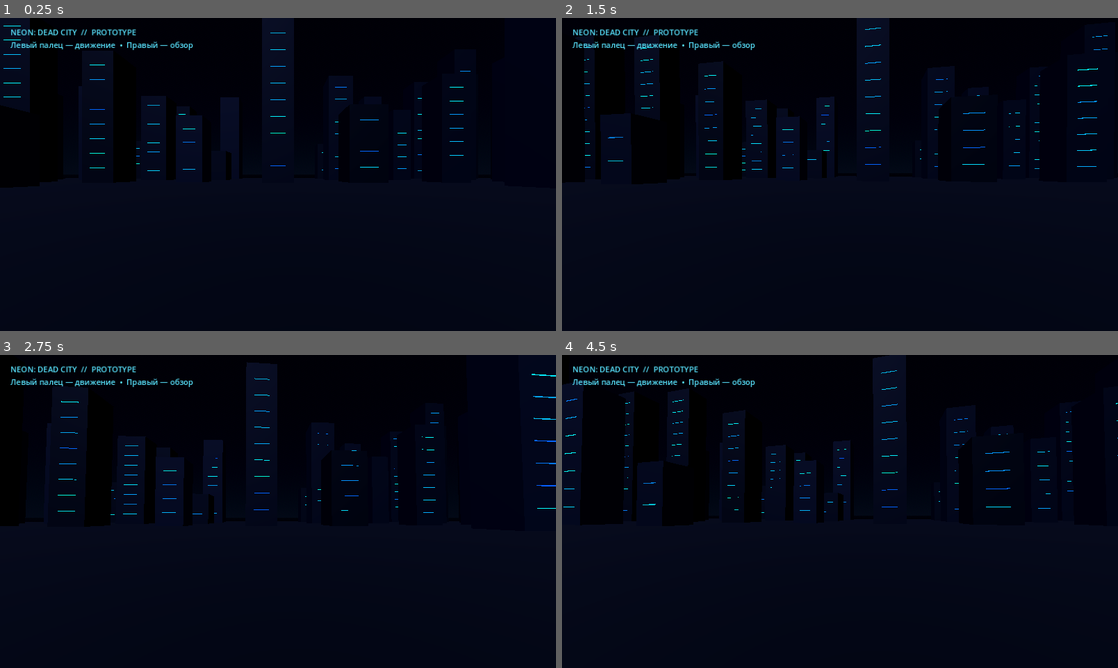
Above: before the commit, frames 1-4 (two rows, left to right).
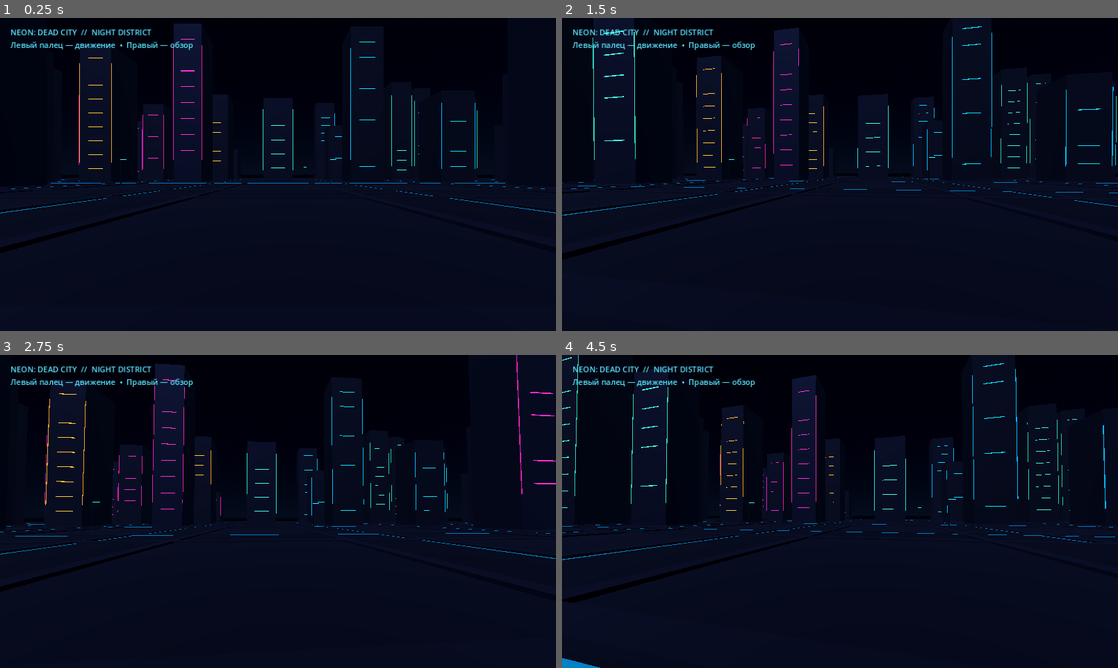
Above: after the commit, the same moments.

Repository: sylph564/neon-dead-city
Game: Godot game, scene res://scenes/main.tscn
Two runs of this game, one before a commit and one after it. Both use one fixed random seed, a clock stepped at 60 frames per second and the inputs below.
Inputs (mouse positions are in pixels of both pictures, inside the frame that each line leads up to):
- Up to frame 1 (0.25 s): no input
- Up to frame 2 (1.5 s): tap Enter at 0.5 s; move the mouse to (867, 174) at 0.52 s; tap Space at 1.25 s; move the mouse to (812, 174) at 1.27 s
- Up to frame 3 (2.75 s): tap Enter at 2 s; move the mouse to (289, 505) at 2.02 s
- Up to frame 4 (4.5 s): tap Space at 2.75, 4.25 s; move the mouse to (834, 517) at 2.77 s; tap Enter at 3.5 s; move the mouse to (878, 514) at 3.52 s; move the mouse to (795, 508) at 4.27 s

The runs differ from the first frame. In frame 1, 4.3% of the frame differs, in the area x 0-100%, y 0-63%; in frame 2, 6.6%, in the area x 0-100%, y 0-64%; in frame 3, 4.5%; in frame 4, 6.4%.

Commit message:
Build out neon city streets and atmosphere

Diff:
--- a/scripts/main.gd
+++ b/scripts/main.gd
@@ -1,13 +1,16 @@
 extends Node3D
 
 const PLAYER_SCENE: PackedScene = preload("res://scenes/player.tscn")
+const CITY_SPACING := 18.0
 var rng := RandomNumberGenerator.new()
 
 func _ready() -> void:
     rng.seed = 5642026
     _create_environment()
     _create_ground()
+    _create_roads()
     _create_city()
+    _create_street_lights()
     var player := PLAYER_SCENE.instantiate()
     player.position = Vector3(0, 0.15, 8)
     add_child(player)
@@ -28,14 +31,19 @@
     environment.ambient_light_source = Environment.AMBIENT_SOURCE_COLOR
     environment.ambient_light_color = Color(0.28, 0.34, 0.52)
     environment.ambient_light_energy = 0.45
+    environment.tonemap_mode = Environment.TONE_MAPPER_FILMIC
+    environment.tonemap_exposure = 1.15
+    environment.fog_enabled = true
+    environment.fog_light_color = Color(0.035, 0.055, 0.12)
+    environment.fog_density = 0.006
     world.environment = environment
     add_child(world)
 
-    var sun := DirectionalLight3D.new()
-    sun.rotation_degrees = Vector3(-48, -25, 0)
-    sun.light_color = Color(0.48, 0.58, 1.0)
-    sun.light_energy = 0.55
-    add_child(sun)
+    var moon := DirectionalLight3D.new()
+    moon.rotation_degrees = Vector3(-48, -25, 0)
+    moon.light_color = Color(0.48, 0.58, 1.0)
+    moon.light_energy = 0.55
+    add_child(moon)
 
 func _create_ground() -> void:
     var body := StaticBody3D.new()
@@ -57,16 +65,33 @@
     body.add_child(collision)
     add_child(body)
 
+func _create_roads() -> void:
+    var road_material := _material(Color(0.012, 0.016, 0.026), 0.82)
+    var line_material := _emissive_material(Color(0.02, 0.32, 0.48), 1.1)
+    var sidewalk_material := _material(Color(0.055, 0.065, 0.085), 0.9)
+    for i in range(-4, 4):
+        var road_offset := (float(i) + 0.5) * CITY_SPACING
+        _add_box(Vector3(road_offset, 0.012, 0), Vector3(5.2, 0.025, 150), road_material)
+        _add_box(Vector3(0, 0.012, road_offset), Vector3(150, 0.025, 5.2), road_material)
+        _add_box(Vector3(road_offset - 2.45, 0.035, 0), Vector3(0.08, 0.025, 150), line_material)
+        _add_box(Vector3(road_offset + 2.45, 0.035, 0), Vector3(0.08, 0.025, 150), line_material)
+        _add_box(Vector3(0, 0.035, road_offset - 2.45), Vector3(150, 0.025, 0.08), line_material)
+        _add_box(Vector3(0, 0.035, road_offset + 2.45), Vector3(150, 0.025, 0.08), line_material)
+        _add_box(Vector3(road_offset - 3.0, 0.07, 0), Vector3(0.65, 0.12, 150), sidewalk_material)
+        _add_box(Vector3(road_offset + 3.0, 0.07, 0), Vector3(0.65, 0.12, 150), sidewalk_material)
+        _add_box(Vector3(0, 0.07, road_offset - 3.0), Vector3(150, 0.12, 0.65), sidewalk_material)
+        _add_box(Vector3(0, 0.07, road_offset + 3.0), Vector3(150, 0.12, 0.65), sidewalk_material)
+
 func _create_city() -> void:
     for x in range(-4, 5):
         for z in range(-4, 5):
             if abs(x) <= 1 and abs(z) <= 1:
                 continue
-            var width := rng.randf_range(5.0, 8.0)
-            var depth := rng.randf_range(5.0, 8.0)
-            var floors := rng.randi_range(3, 12)
-            var height := float(floors) * rng.randf_range(2.7, 3.4)
-            var center := Vector3(x * 18.0, height * 0.5, z * 18.0)
+            var width := rng.randf_range(5.0, 7.5)
+            var depth := rng.randf_range(5.0, 7.5)
+            var floors := rng.randi_range(4, 12)
+            var height := float(floors) * rng.randf_range(2.7, 3.2)
+            var center := Vector3(x * CITY_SPACING, height * 0.5 + 0.12, z * CITY_SPACING)
             _create_building(center, Vector3(width, height, depth), floors)
 
 func _create_building(center: Vector3, dimensions: Vector3, floors: int) -> void:
@@ -76,11 +101,8 @@
     var box := BoxMesh.new()
     box.size = dimensions
     mesh.mesh = box
-    var facade := StandardMaterial3D.new()
-    var shade := rng.randf_range(0.025, 0.09)
-    facade.albedo_color = Color(shade, shade * 1.2, shade * 1.9)
-    facade.metallic = 0.25
-    facade.roughness = 0.72
+    var shade := rng.randf_range(0.025, 0.075)
+    var facade := _material(Color(shade, shade * 1.2, shade * 1.9), 0.72, 0.22)
     mesh.material_override = facade
     body.add_child(mesh)
     var collision := CollisionShape3D.new()
@@ -90,26 +112,86 @@
     body.add_child(collision)
     add_child(body)
 
+    var window_colors := [
+        Color(0.02, 0.65, 0.95),
+        Color(0.85, 0.12, 0.55),
+        Color(0.95, 0.55, 0.12),
+        Color(0.18, 0.8, 0.62)
+    ]
+    var glow_color: Color = window_colors[rng.randi_range(0, window_colors.size() - 1)]
+    var glow := _emissive_material(glow_color, 1.25)
     for floor_index in range(1, floors):
+        if rng.randf() < 0.18:
+            continue
+        var y := -dimensions.y * 0.5 + floor_index * dimensions.y / floors
         for side in [-1.0, 1.0]:
             var window := MeshInstance3D.new()
             var window_mesh := BoxMesh.new()
-            window_mesh.size = Vector3(dimensions.x * 0.48, 0.12, 0.035)
+            window_mesh.size = Vector3(dimensions.x * 0.48, 0.13, 0.035)
             window.mesh = window_mesh
-            var glow := StandardMaterial3D.new()
-            glow.albedo_color = Color(0.02, rng.randf_range(0.25, 0.8), rng.randf_range(0.55, 1.0))
-            glow.emission_enabled = true
-            glow.emission = glow.albedo_color
-            glow.emission_energy_multiplier = 1.3
             window.material_override = glow
-            window.position = center + Vector3(0, -dimensions.y * 0.5 + floor_index * dimensions.y / floors, side * (dimensions.z * 0.5 + 0.025))
+            window.position = center + Vector3(0, y, side * (dimensions.z * 0.5 + 0.025))
             add_child(window)
+
+    # A few restrained vertical neon strips make silhouettes readable at a distance.
+    var strip_material := _emissive_material(glow_color, 0.9)
+    for side in [-1.0, 1.0]:
+        var strip := MeshInstance3D.new()
+        var strip_mesh := BoxMesh.new()
+        strip_mesh.size = Vector3(0.09, dimensions.y * 0.72, 0.045)
+        strip.mesh = strip_mesh
+        strip.material_override = strip_material
+        strip.position = center + Vector3(side * (dimensions.x * 0.5 + 0.035), 0, dimensions.z * 0.5 + 0.04)
+        add_child(strip)
+
+    # Rooftop ventilation units add a little skyline detail without expensive meshes.
+    var roof_unit := MeshInstance3D.new()
+    var roof_mesh := BoxMesh.new()
+    roof_mesh.size = Vector3(dimensions.x * 0.28, 0.65, dimensions.z * 0.24)
+    roof_unit.mesh = roof_mesh
+    roof_unit.material_override = _material(Color(0.035, 0.045, 0.065), 0.88)
+    roof_unit.position = center + Vector3(0, dimensions.y * 0.5 + 0.32, 0)
+    add_child(roof_unit)
+
+func _create_street_lights() -> void:
+    var pole_material := _material(Color(0.055, 0.065, 0.085), 0.7, 0.5)
+    var lamp_material := _emissive_material(Color(0.08, 0.55, 0.9), 1.8)
+    for x in range(-4, 4, 2):
+        for z in range(-4, 4, 2):
+            if abs(x) <= 1 and abs(z) <= 1:
+                continue
+            var pos := Vector3((x + 0.5) * CITY_SPACING, 0, (z + 0.5) * CITY_SPACING)
+            _add_box(pos + Vector3(0, 2.1, 0), Vector3(0.12, 4.2, 0.12), pole_material)
+            _add_box(pos + Vector3(0.45, 4.15, 0), Vector3(1.0, 0.12, 0.22), lamp_material)
+
+func _add_box(pos: Vector3, dimensions: Vector3, material: Material) -> void:
+    var mesh := MeshInstance3D.new()
+    var box := BoxMesh.new()
+    box.size = dimensions
+    mesh.mesh = box
+    mesh.material_override = material
+    mesh.position = pos
+    add_child(mesh)
+
+func _material(color: Color, roughness: float = 0.8, metallic: float = 0.0) -> StandardMaterial3D:
+    var material := StandardMaterial3D.new()
+    material.albedo_color = color
+    material.roughness = roughness
+    material.metallic = metallic
+    return material
+
+func _emissive_material(color: Color, energy: float) -> StandardMaterial3D:
+    var material := _material(color, 0.35, 0.15)
+    material.emission_enabled = true
+    material.emission = color
+    material.emission_energy_multiplier = energy
+    return material
 
 func _create_hud() -> void:
     var layer := CanvasLayer.new()
     add_child(layer)
     var label := Label.new()
-    label.text = "NEON: DEAD CITY  //  PROTOTYPE\nЛевый палец — движение  •  Правый — обзор"
+    label.text = "NEON: DEAD CITY  //  NIGHT DISTRICT\nЛевый палец — движение  •  Правый — обзор"
     label.position = Vector2(24, 20)
     label.add_theme_font_size_override("font_size", 18)
     label.add_theme_color_override("font_color", Color(0.35, 0.9, 1.0))
